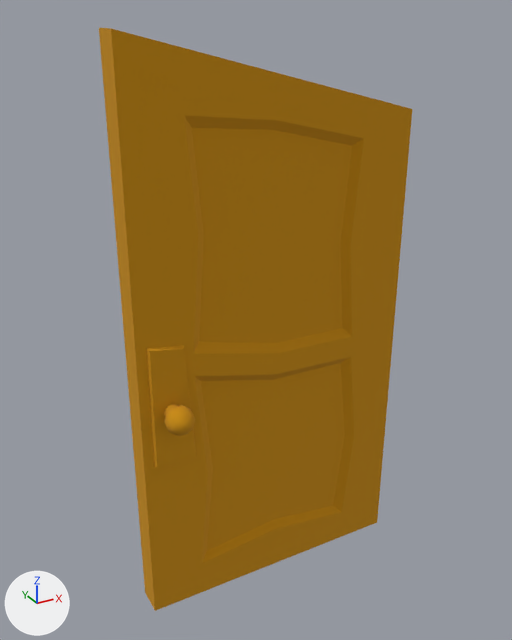
Before and after pictures for a commit that changed the FBX model ArtAssets/Environment/SM_Door.fbx.
Camera for both pictures: a 50 mm camera at (-1.61, -1.91, 1.99) aimed at (-0.54, 0.04, 1.01). The axes (+X, +Y, +Z) are drawn at lower left. The lights are the same throughout. The older version comes first. Where no turn or scale is listed for an object, it has been applied to the vertices.

Objects in the first picture: 'SM_Door'.
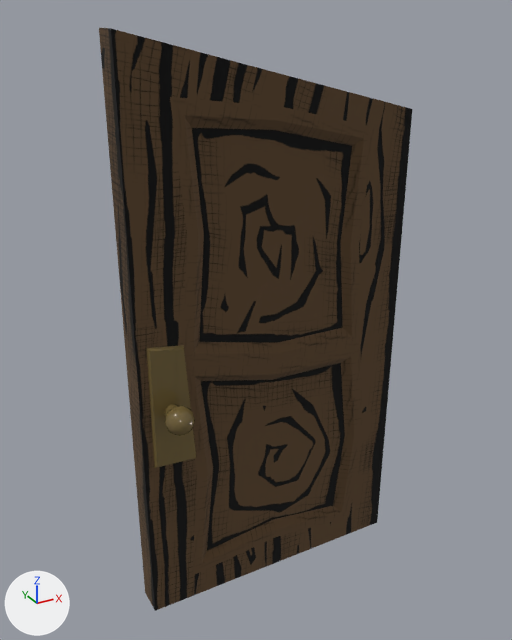
Pixel boxes [x1, y1, x2, y2] of what changed, in the pictures (512 x 640 px):
'SM_Door', recoloured, surface changed (orange to brown)
    both: [99, 28, 412, 611]
part 1 of me_mesh, recoloured (orange to brown)
    both: [146, 345, 197, 468]
part 2 of me_mesh, recoloured (orange to brown)
    both: [99, 28, 412, 611]
part 3 of me_mesh, surface changed (darker)
    both: [99, 28, 412, 611]

The change, as a list of edits to the scene's bpy script:
```text
Add img_t_roomtrimsheet_diffuse_png:
    img_t_roomtrimsheet_diffuse_png = load_image('T_RoomTrimSheet_Diffuse.png', '../Textures/T_RoomTrimSheet_Diffuse.png', 1024, 1024, 'sRGB')
Add img_t_woodtrimsheet_diffuse_png:
    img_t_woodtrimsheet_diffuse_png = load_image('T_WoodTrimSheet_Diffuse.png', '../Textures/T_WoodTrimSheet_Diffuse.png', 1024, 1024, 'sRGB')
Add mat_roomtrimsheet:
    mat_roomtrimsheet = principled_material('RoomTrimSheet')
    mat_roomtrimsheet.texture = img_t_roomtrimsheet_diffuse_png
    mat_roomtrimsheet.roughness = 0.2
Add mat_trimsheet_wood:
    mat_trimsheet_wood = principled_material('TrimSheet_Wood')
    mat_trimsheet_wood.texture = img_t_woodtrimsheet_diffuse_png
    mat_trimsheet_wood.roughness = 1.0
Change me_mesh:
    where me_mesh.from_pydata(...)  # 332 vertices, 322 faces; spans x -1.0..0.0, y -0.17..0.17, z 0.0..1.94
    used by ob_sm_door; location = (0.0, 0.0, 0.0)
    me_mesh part 1: 170 of the faces centred in x -0.96..-0.83, y -0.17..0.17, z 0.61..1.03 switch from mat_trimsheet (orange #ce9000) to mat_roomtrimsheet (picture img_t_roomtrimsheet_diffuse_png)
    me_mesh part 2: all 152 faces centred in x -1.0..0.0, y -0.05..0.05, z 0.0..1.92 switch from mat_trimsheet (orange #ce9000) to mat_trimsheet_wood (picture img_t_woodtrimsheet_diffuse_png)
    me_mesh part 3: texture (UV) coordinates of 322 of 322 faces, centred in x -1.0..0.0, y -0.17..0.17, z 0.0..1.92, changed; they spanned u 0.0..2.82, v 0.0..0.92 and now span u -0.01..2.82, v 0.01..1.0
```
